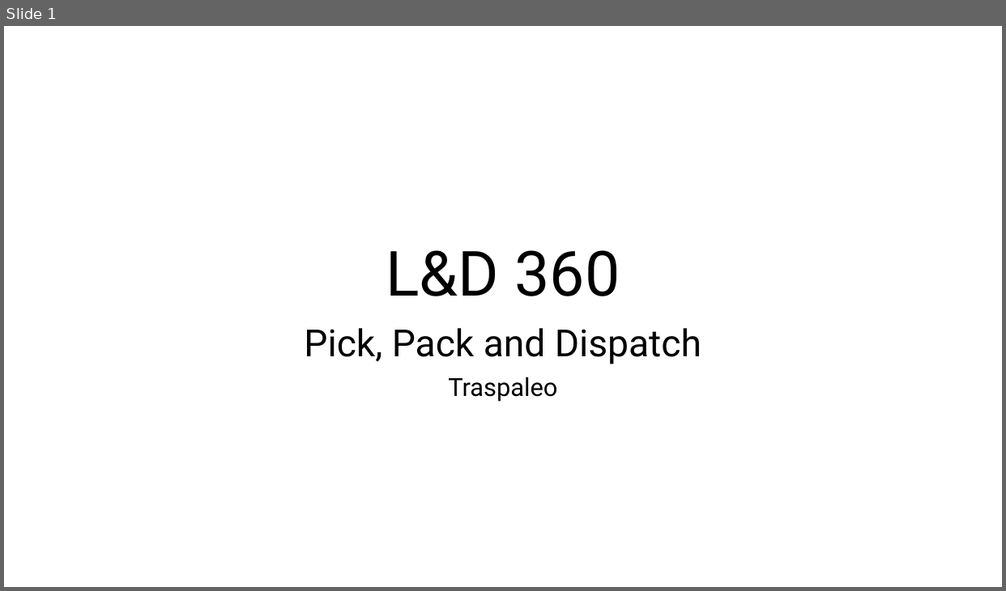
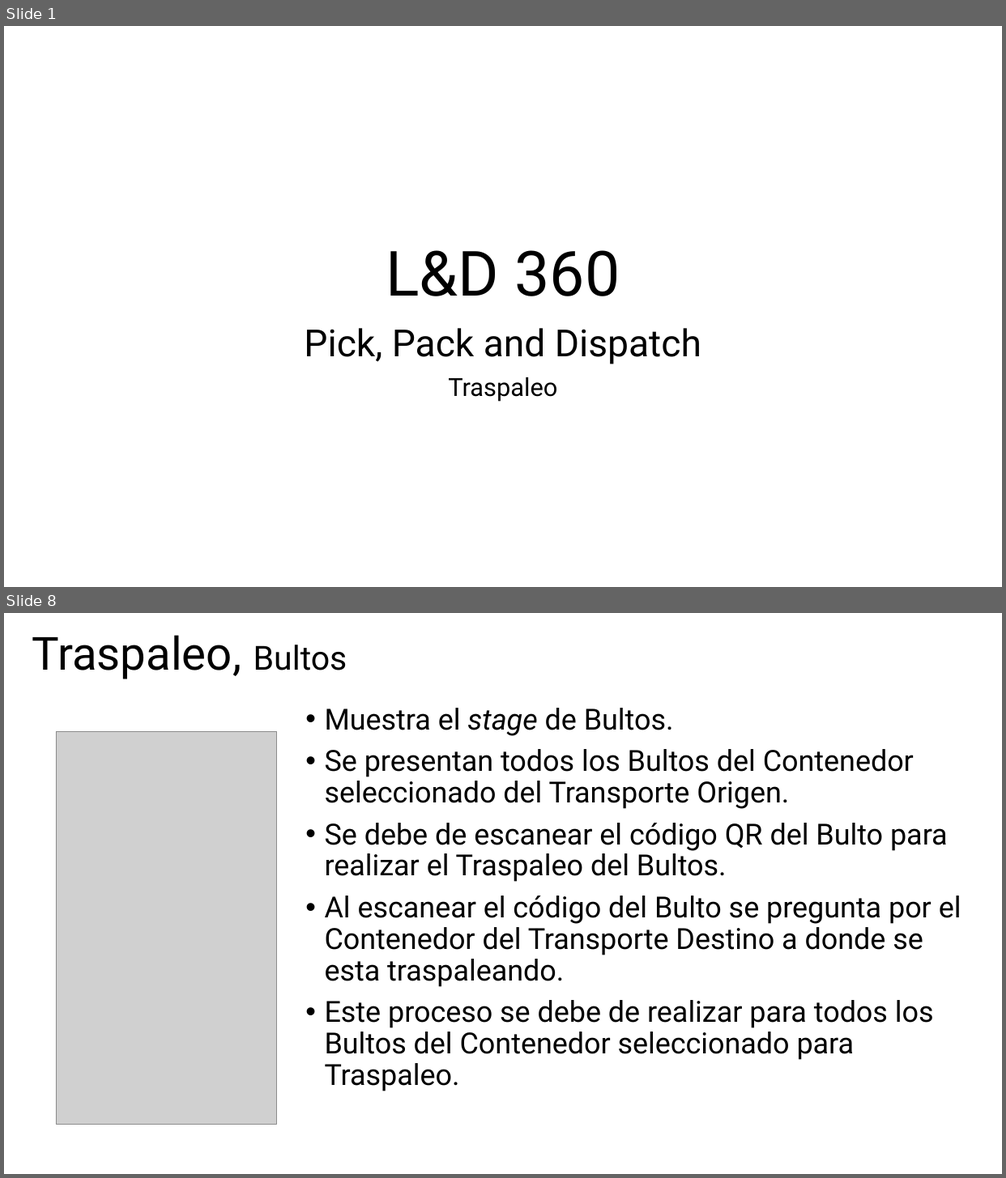
Before and after one commit to JoelBecerraM/FANASA-docs, a slide deck: atCloud - Diseño - Interfaz de Usuario - Traspaleo.pptx. Shown one above the other, each under a label of ours: slide 1 before the commit, slides 1 and 8 after it; the slides between them are not shown. The pictures are 1006x591 and 1006x1178 pixels, drawn with LibreOffice and Linux fonts; fonts in the diff are those of the drawing; grey boxes stand for pictures. Boxes give left, top, right and bottom in pixels: in the first picture for what was removed or moved away, otherwise in the second. Text is boxed around its words. In the diff, an @@ line names an element or a change of style, - is before the commit and + after.

```diff
--- a/atCloud - Diseño - Interfaz de Usuario - Traspaleo.pptx
+++ b/atCloud - Diseño - Interfaz de Usuario - Traspaleo.pptx
@@ slide 8 added at bbox=[4, 613, 1002, 1174], background #FFFFFF @@
@@ title added at bbox=[32, 635, 347, 679], 44 pt, text #000000 @@
+Traspaleo, Bultos
@@ text added at bbox=[325, 708, 961, 1092], 28 pt, text #000000 @@
+• Muestra el stage de Bultos.
+• Se presentan todos los Bultos del Contenedor seleccionado del Transporte Origen.
+• Se debe de escanear el código QR del Bulto para realizar el Traspaleo del Bultos.
+• Al escanear el código del Bulto se pregunta por el Contenedor del Transporte Destino a donde se esta traspaleando.
+• Este proceso se debe de realizar para todos los Bultos del Contenedor seleccionado para Traspaleo.
@@ picture added at bbox=[56, 731, 276, 1124] @@
```
Also in this commit, not shown: 4 slides changed, 8 other slides added, 1 other file.
